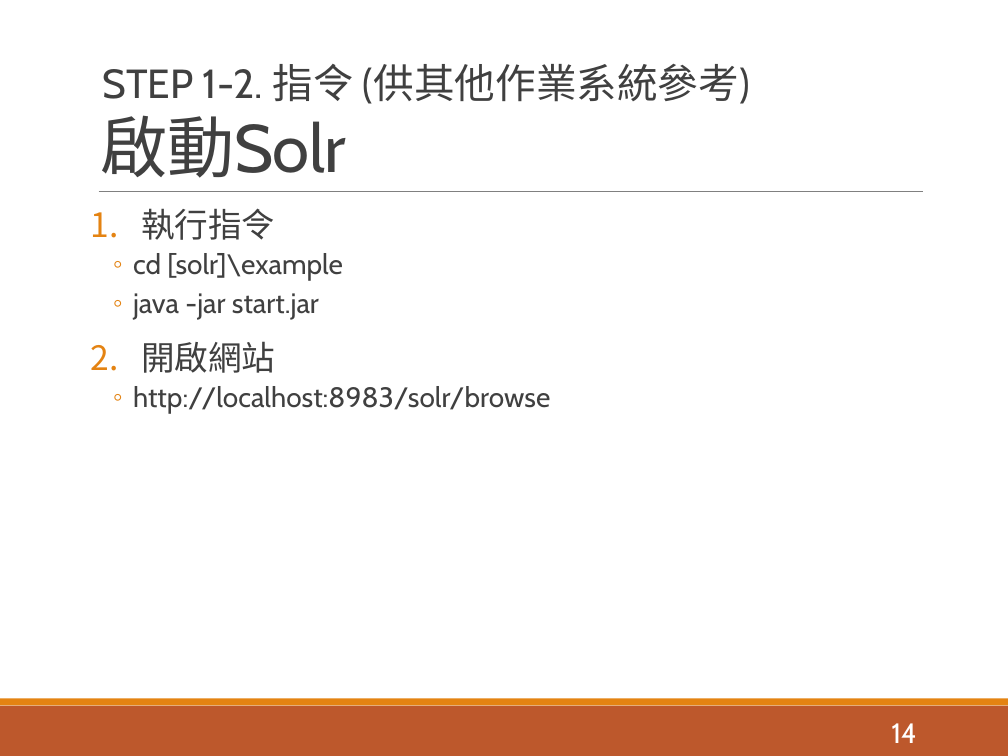
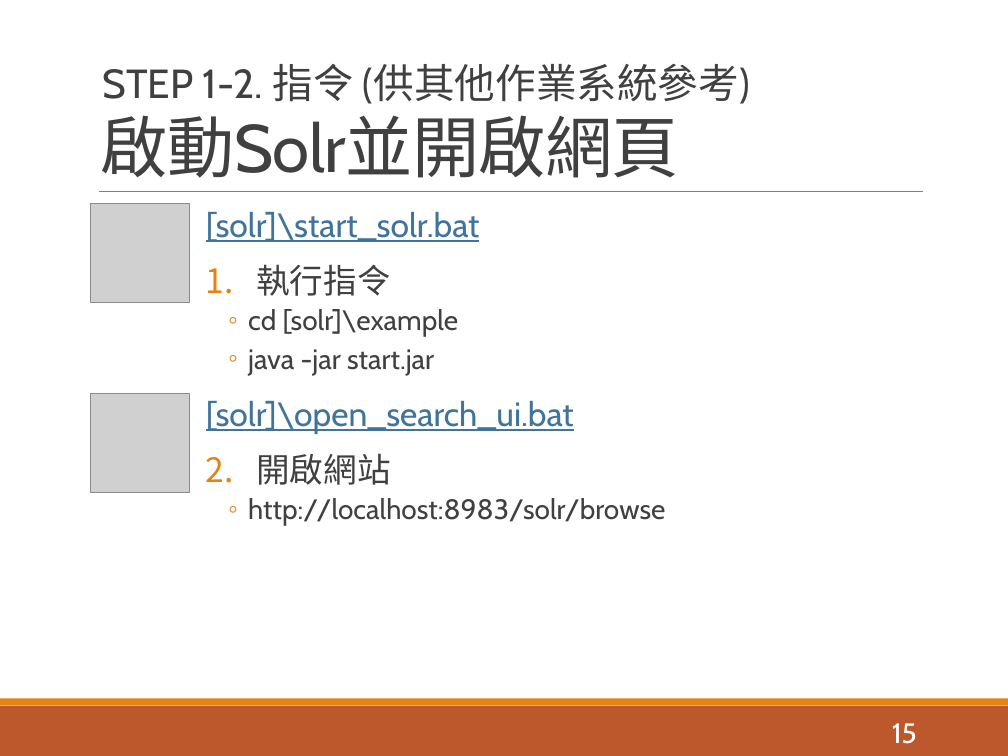
Before and after one commit to pulipulichen/ir-practice-solr, a slide deck: slide 15 of Apache Solr教學介紹.pptx (slide 14 before the commit). Drawn at 1008x756 pixels with LibreOffice and Linux fonts; fonts in the diff are those of the drawing; grey boxes stand for pictures. Boxes give left, top, right and bottom in pixels: in the first picture for what was removed or moved away, otherwise in the second. Text is boxed around its words. In the diff, an @@ line names an element or a change of style, - is before the commit and + after.

```diff
--- a/Apache Solr教學介紹.pptx
+++ b/Apache Solr教學介紹.pptx
@@ title at bbox=[101, 115, 679, 178]: text changed @@
-啟動Solr
+啟動Solr並開啟網頁
@@ picture added at bbox=[91, 204, 191, 303] @@
@@ text "[solr]\start_solr.bat": place and size @@
-text "[solr]\start_solr.bat" at bbox=[133, 208, 550, 414]
+text "[solr]\start_solr.bat" at bbox=[206, 212, 665, 526]
@@ text at bbox=[206, 212, 480, 242]: paragraph added @@
+[solr]\start_solr.bat
@@ picture added at bbox=[91, 394, 191, 494] @@
@@ text at bbox=[206, 401, 574, 434]: paragraph added @@
+  [solr]\open_search_ui.bat
@@ page number at bbox=[892, 723, 917, 744]: text changed @@
-14
+15
```
Also in this commit, not shown: 5 other slides changed, 5 slides added, 6 other files.
